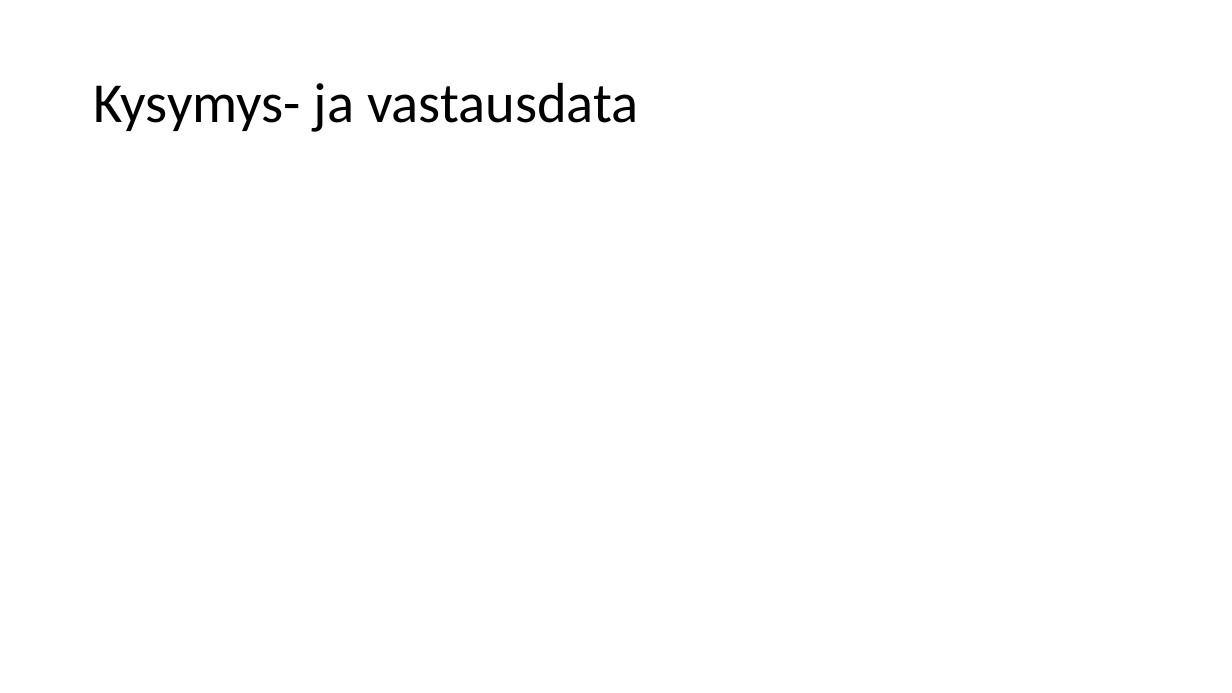
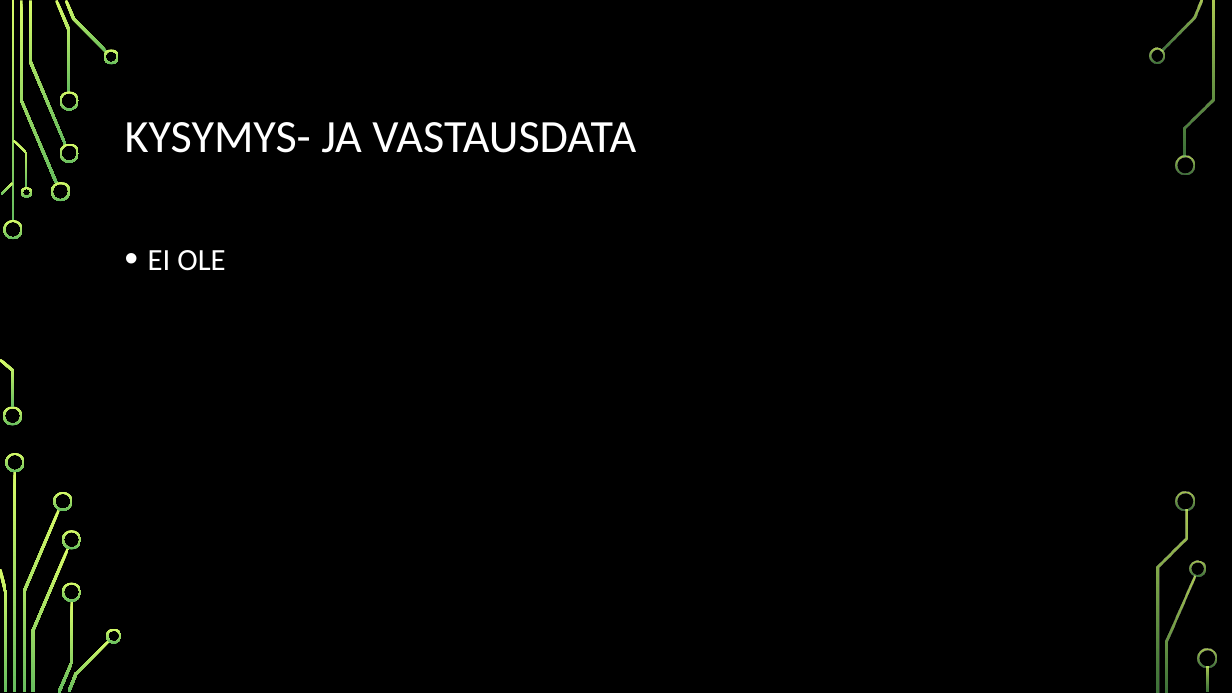
Before and after one commit to juliuspartanen/Reiska-1.1, a slide deck: slide 8 of PP-reiskat.pptx (slide 7 before the commit). Drawn at 1232x693 pixels with LibreOffice and Linux fonts; fonts in the diff are those of the drawing; background and template pictures are left out. Boxes give left, top, right and bottom in pixels: in the first picture for what was removed or moved away, otherwise in the second. Text is boxed around its words. In the diff, an @@ line names an element or a change of style, - is before the commit and + after.

```diff
--- a/PP-reiskat.pptx
+++ b/PP-reiskat.pptx
@@ background #FFFFFF to picture (left out) @@
@@ title at bbox=[125, 122, 636, 153]: text changed; size 44 to 36 pt; text colour #000000 to #FFFFFF @@
-Kysymys- ja vastausdata
+KYSYMYS- JA VASTAUSDATA
@@ text added at bbox=[148, 250, 225, 271], 24 pt, text #FFFFFF @@
+• EI OLE
@@ group added at bbox=[0, 0, 1217, 693]: 33 freeform shapes, 3 rectangles @@
```
Also in this commit, not shown: 7 other slides changed, 1 slide added.
